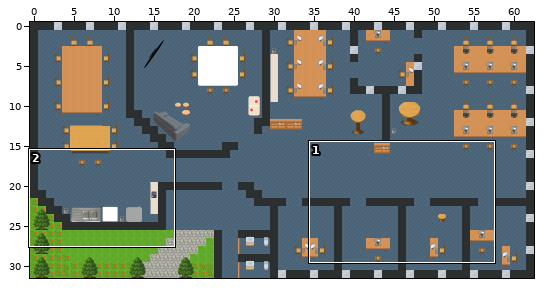
Level history. Tiled map (JSON): map.tmj. The picture above shows the old version from afar; the outline marks the close-up.
Close-up. The starting point:
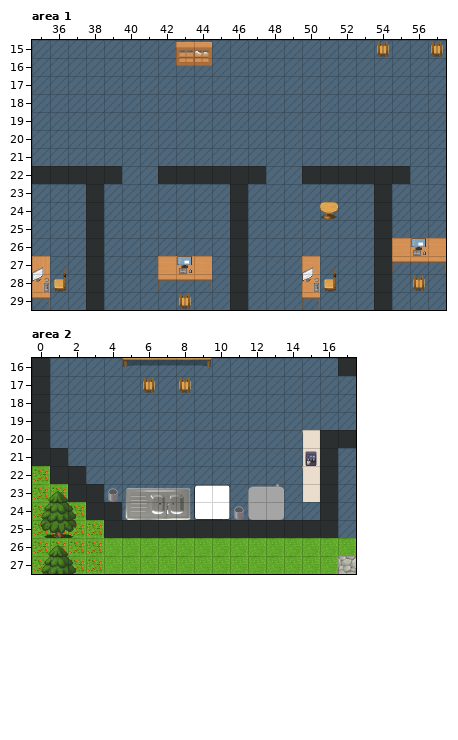
Cells are 32x32 px. Shown: area 1 x 35..57, y 15..29; area 2 x 0..17, y 16..27. The commit also changed other parts of the map, which this record leaves out.
New version:
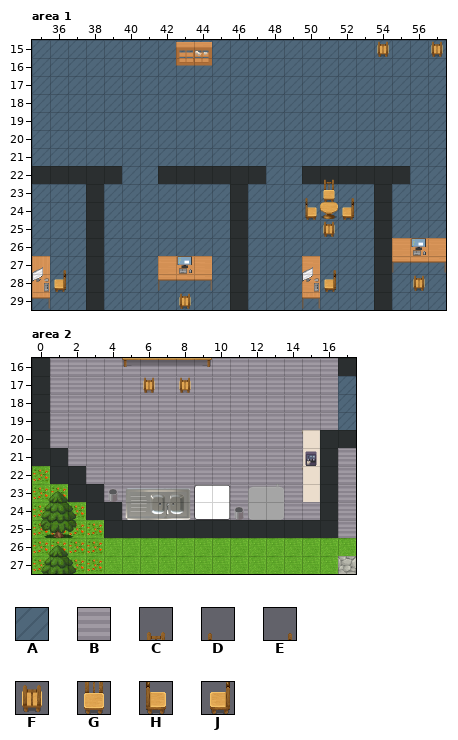
Key: from "WA_Room_Builder": A 360, B 383; from "WA_Seats - v2": C 261, D 262, E 263, F 280, G 281, H 282, J 283.
_ is an empty cell, . an unchanged one.
From old to new:
--- layer "furniture/furniture", area 1
@@ x 50..52 @@
-22 ._.
-23 ___
-24 _._
-25 ._.
+22 .C.
+23 DGE
+24 H.J
+25 .F.
--- layer "floor/floor1", area 2
@@ x 1..17 @@
-16 AAAAAAAAAAAAAAAA.
-17 AAAAAAAAAAAAAAAA.
-18 AAAAAAAAAAAAAAAA.
-19 AAAAAAAAAAAAAAAA.
-20 AAAAAAAAAAAAAAA..
-21 .AAAAAAAAAAAAAA.A
-22 ..AAAAAAAAAAAAA.A
-23 ...AAAAAAAAAAAA.A
-24 ....A..AAAAAAAA.A
-25 ................A
+16 BBBBBBBBBBBBBBBB.
+17 BBBBBBBBBBBBBBBB.
+18 BBBBBBBBBBBBBBBB.
+19 BBBBBBBBBBBBBBBB.
+20 BBBBBBBBBBBBBBB..
+21 .BBBBBBBBBBBBBB.B
+22 ..BBBBBBBBBBBBB.B
+23 ...BBBBBBBBBBBB.B
+24 ....B..BBBBBBBB.B
+25 ................B
Boxes around the changes in both close-ups, in picture pixels (x1, y1, x2, y2):
added: (305, 179, 354, 237)
changed: (50, 358, 338, 520)
changed: (338, 448, 356, 538)
